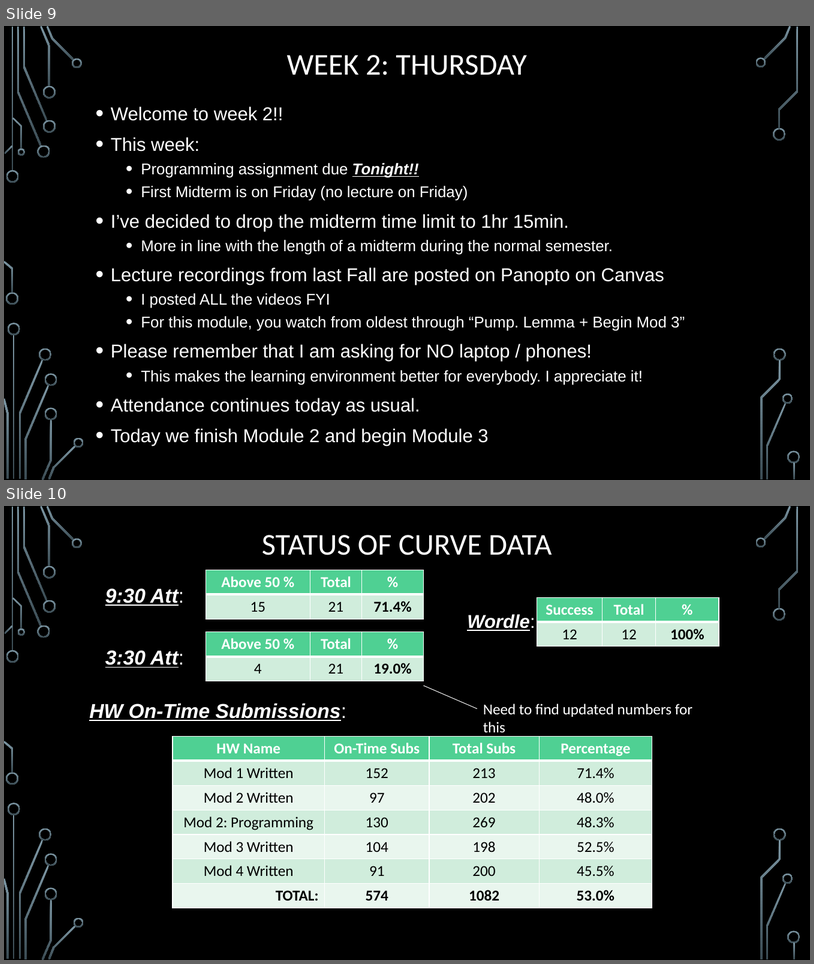
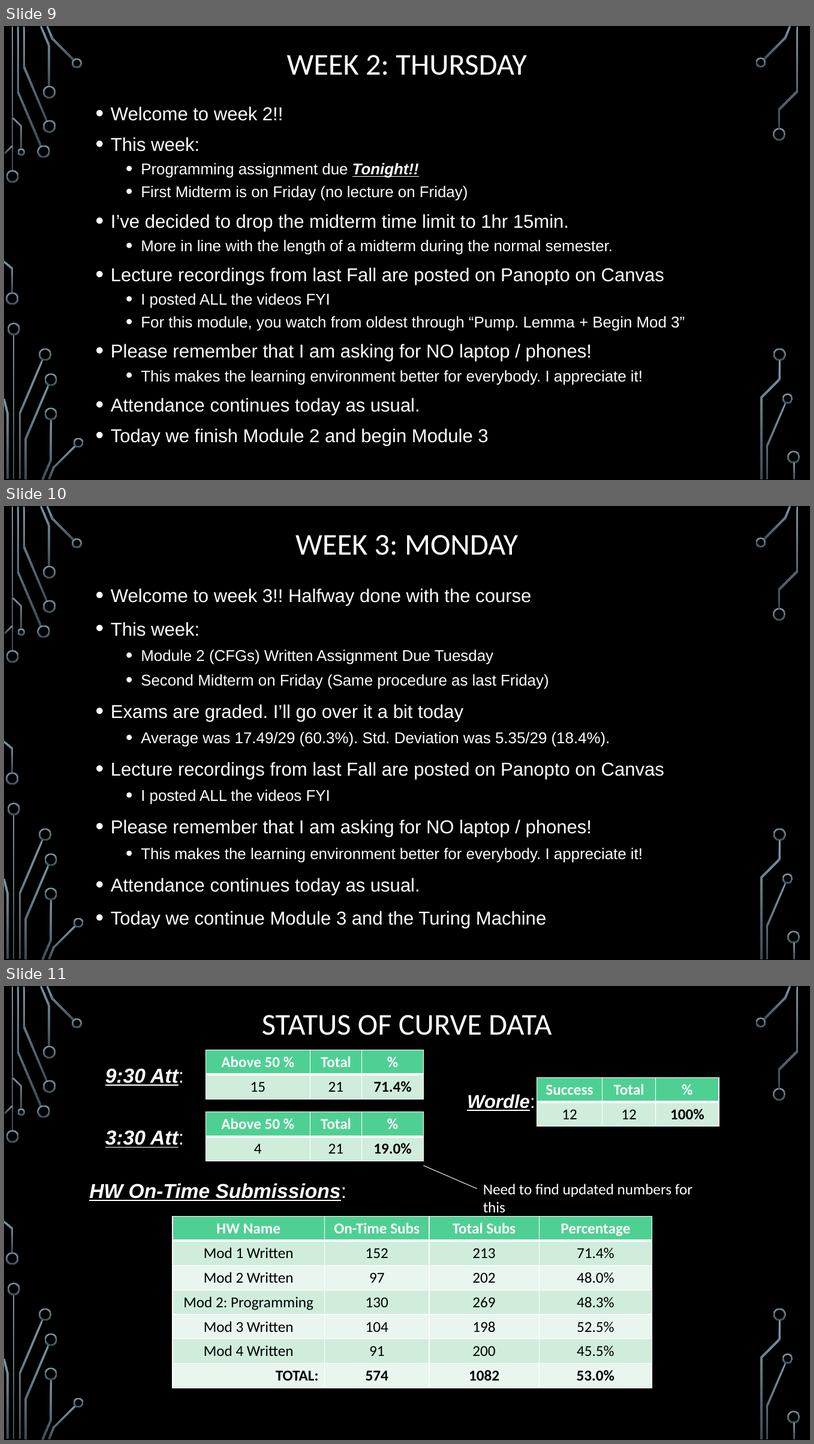
Before and after one commit to markfloryan/dmt2, a slide deck: slides/00-DailyAnnouncements.pptx. Shown one above the other, each under a label of ours: slides 9 and 10 before the commit, slides 9, 10 and 11 after it. The pictures are 814x964 and 814x1444 pixels, drawn with LibreOffice and Linux fonts; fonts in the diff are those of the drawing; background and template pictures are left out. Boxes give left, top, right and bottom in pixels: in the first picture for what was removed or moved away, otherwise in the second. Text is boxed around its words. In the diff, an @@ line names an element or a change of style, - is before the commit and + after.

```diff
--- a/slides/00-DailyAnnouncements.pptx
+++ b/slides/00-DailyAnnouncements.pptx
@@ slide 10 added at (4, 506, 810, 960), background picture (left out); not listed: 36 template elements that a slide beside it also shows @@
@@ title added at (296, 535, 518, 555), 36 pt, text #FFFFFF @@
+WEEK 3: MONDAY
@@ text added at (111, 588, 665, 928), 22.2 pt, text #FFFFFF @@
+• Welcome to week 3!! Halfway done with the course
+• This week:
+  • Module 2 (CFGs) Written Assignment Due Tuesday
+  • Second Midterm on Friday (Same procedure as last Friday)
+• Exams are graded. I’ll go over it a bit today
+  • Average was 17.49/29 (60.3%). Std. Deviation was 5.35/29 (18.4%).
+• Lecture recordings from last Fall are posted on Panopto on Canvas
+  • I posted ALL the videos FYI
+• Please remember that I am asking for NO laptop / phones!
+  • This makes the learning environment better for everybody. I appreciate it!
+• Attendance continues today as usual.
+• Today we continue Module 3 and the Turing Machine
@@ what was slide 10 is now slide 11 @@
```
Also in this commit, not shown: 1 other file.
